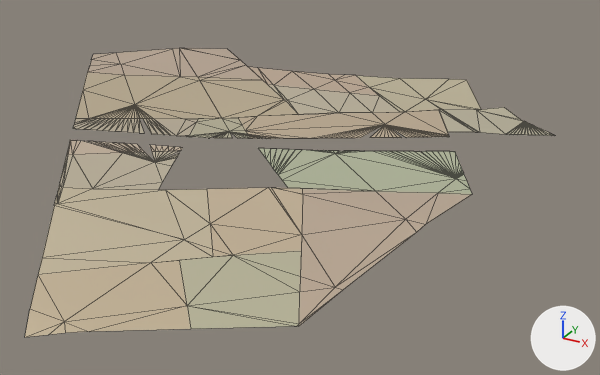
What one commit did to the glTF model assets/malta/countryside/farm_20_23_soil.glb.
Camera for both pictures: a camera (50 mm lens) standing at (617.0, -621.0, 233.0) and looking at (373.0, -178.0, 11.0). Every picture has the same lights, and +X, +Y and +Z are marked at lower right. The picture after the commit comes second. Mesh edges are drawn as thin lines. Vertices at exactly the same position are counted once.

Script lines for the objects in view, before the commit:
```python
me_geometry_0 = bpy.data.meshes.new('geometry_0')
me_geometry_0.from_pydata(...)  # 404 vertices, 479 faces; spans x 115.0..509.0, y -434.0..41.0, z 28.0..53.0
me_geometry_0.materials.append(mat_defaultmaterial)
ob_geometry_0 = bpy.data.objects.new('geometry_0', me_geometry_0)
ob_geometry_0.location = (0.0, 0.0, 0.0)
```
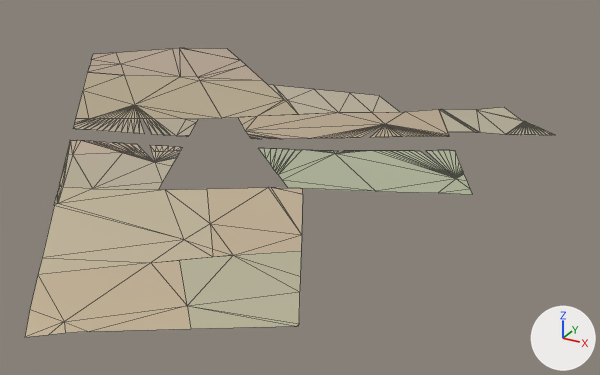
Pixel boxes (x1, y1, x2, y2) of what changed, in the pictures (600 x 375 px):
'geometry_0', reshaped: before (25, 48, 555, 337); after (25, 48, 554, 337)
part 1 of me_geometry_0, cut back: before (249, 67, 481, 326); after (386, 124, 459, 178)
part 2 of me_geometry_0, deleted: before (189, 118, 271, 139)

What changed in the scene script:
```text
Change me_geometry_0:
    used by ob_geometry_0; location = (0.0, 0.0, 0.0)
    remove me_geometry_0.from_pydata(...)  # 404 vertices, 479 faces; spans x 115.0..509.0, y -434.0..41.0, z 28.0..53.0
    add me_geometry_0.from_pydata(...)  # 364 vertices, 404 faces; spans x 115.0..509.0, y -434.0..11.0, z 28.0..53.0
    me_geometry_0 part 1
    22 vertices are removed from x 245.0..491.0, y -340.0..41.0, z 30.0..49.0
    44 faces are deleted
    14 vertices in x 420.0..464.0, y -144.0..-108.0, z 36.0..38.0 move by (0.0, 0.0, 1.0)
    6 vertices move from x 436.0..463.0, y -144.0..-109.0, z 37.0..38.0 to x 436.0..463.0, y -142.0..-109.0, z 37.0..39.0
    1 vertex is added at (453.0, -138.0, 39.0)
    2 new faces join them
    me_geometry_0 part 2
    19 vertices are removed from x 309.0..349.0, y -207.0..-179.0, z 42.0..45.0
    33 faces are deleted
```
